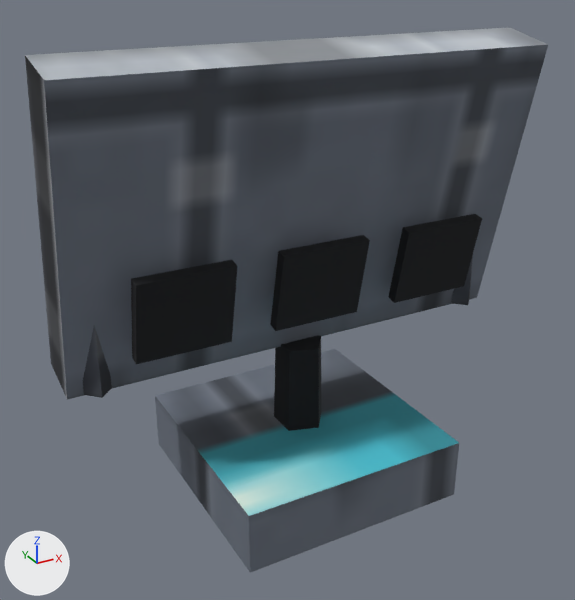
Two versions of the OBJ model tenebris-rs/assets/models/ship_phased_array.obj, one commit apart.
Camera for both pictures: a 50 mm lens placed at (-0.794, -1.386, 1.141), pointed at (-0.034, -0.003, 0.449). Arrows for +X, +Y and +Z are at lower left; the lights stay in place. The older version comes first. Where no turn or scale is listed for an object, it has been applied to the vertices.

Objects in the first picture: 'base', 'cooling', 'emitters', 'post', 'slab'.
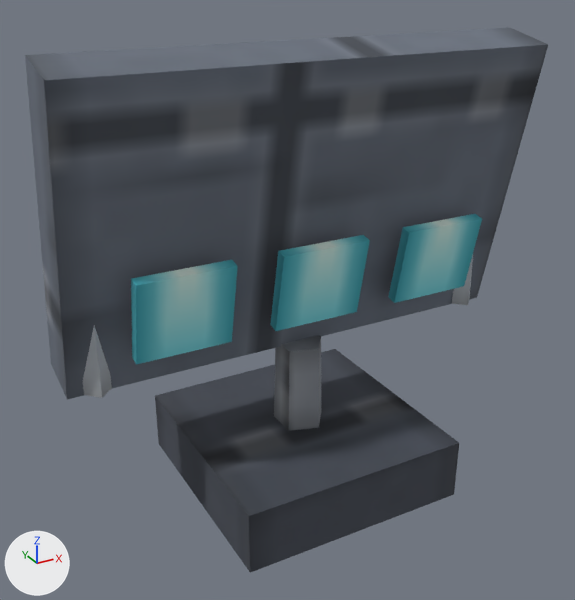
Boxes (x1, y1, x2, y2) around the edits, measured in the pictures (575 x 600 px):
part 1 of me_base, surface changed (darker)
    both: (155, 349, 459, 573)
part 2 of me_cooling, surface changed
    both: (83, 255, 473, 398)
part 3 of me_emitters, surface changed (black to cyan)
    both: (131, 214, 482, 364)
part 4 of me_post, surface changed (black to grey)
    both: (274, 335, 321, 431)
part 5 of me_slab, surface changed
    both: (25, 28, 548, 399)

Diff of the bpy script that builds the scene:
```diff
--- a/tenebris-rs/assets/models/ship_phased_array.obj.py
+++ b/tenebris-rs/assets/models/ship_phased_array.obj.py
@@ me_base @@
 me_base.from_pydata(...)  # 8 vertices, 6 faces; spans x -0.26..0.26, y -0.26..0.26, z 0.0..0.14
 # used by ob_base; location = (0.0, 0.0, 0.0)
+# me_base part 1: 6 kept faces spanning x -0.26..0.26, y -0.26..0.26, z 0.0..0.14 get new texture (UV) coordinates
 me_base.materials.append(mat_gunmetal)
@@ me_cooling @@
 me_cooling.from_pydata(...)  # 16 vertices, 12 faces; spans x -0.488..0.488, y -0.028..0.028, z 0.34..0.9
 # used by ob_cooling; location = (0.0, 0.0, 0.0)
+# me_cooling part 2: texture (UV) coordinates of 12 of 12 faces, centred in x -0.473..0.473, y -0.013..0.013, z 0.34..0.9, changed; they spanned u 0.65..0.78, v 0.91..0.99 and now span u 0.43..0.57, v 0.91..0.99
 me_cooling.materials.append(mat_chrome)
@@ me_emitters @@
 me_emitters.from_pydata(...)  # 48 vertices, 36 faces; spans x -0.4..0.4, y -0.11..-0.05, z 0.419..0.901
 # used by ob_emitters; location = (0.0, 0.0, 0.0)
+# me_emitters part 3: 36 kept faces spanning x -0.4..0.4, y -0.11..-0.05, z 0.419..0.901 get new texture (UV) coordinates
 me_emitters.materials.append(mat_cyan)
@@ me_post @@
 me_post.from_pydata(...)  # 10 vertices, 7 faces; spans x -0.049..0.06, y -0.057..0.057, z 0.14..0.34
 # used by ob_post; location = (0.0, 0.0, 0.0)
+# me_post part 4: texture (UV) coordinates of 7 of 7 faces, centred in x -0.047..0.038, y -0.044..0.044, z 0.14..0.34, changed; they spanned u 0.48..0.58, v 0.84..0.87 and now span u 0.86..0.96, v 0.96..0.99
 me_post.materials.append(mat_steel)
@@ me_slab @@
 me_slab.from_pydata(...)  # 8 vertices, 6 faces; spans x -0.52..0.52, y -0.125..0.125, z 0.335..0.985
 # used by ob_slab; location = (0.0, 0.0, 0.0)
+# me_slab part 5: 6 kept faces spanning x -0.52..0.52, y -0.125..0.125, z 0.335..0.985 get new texture (UV) coordinates
 me_slab.materials.append(mat_hull_dark)
```
